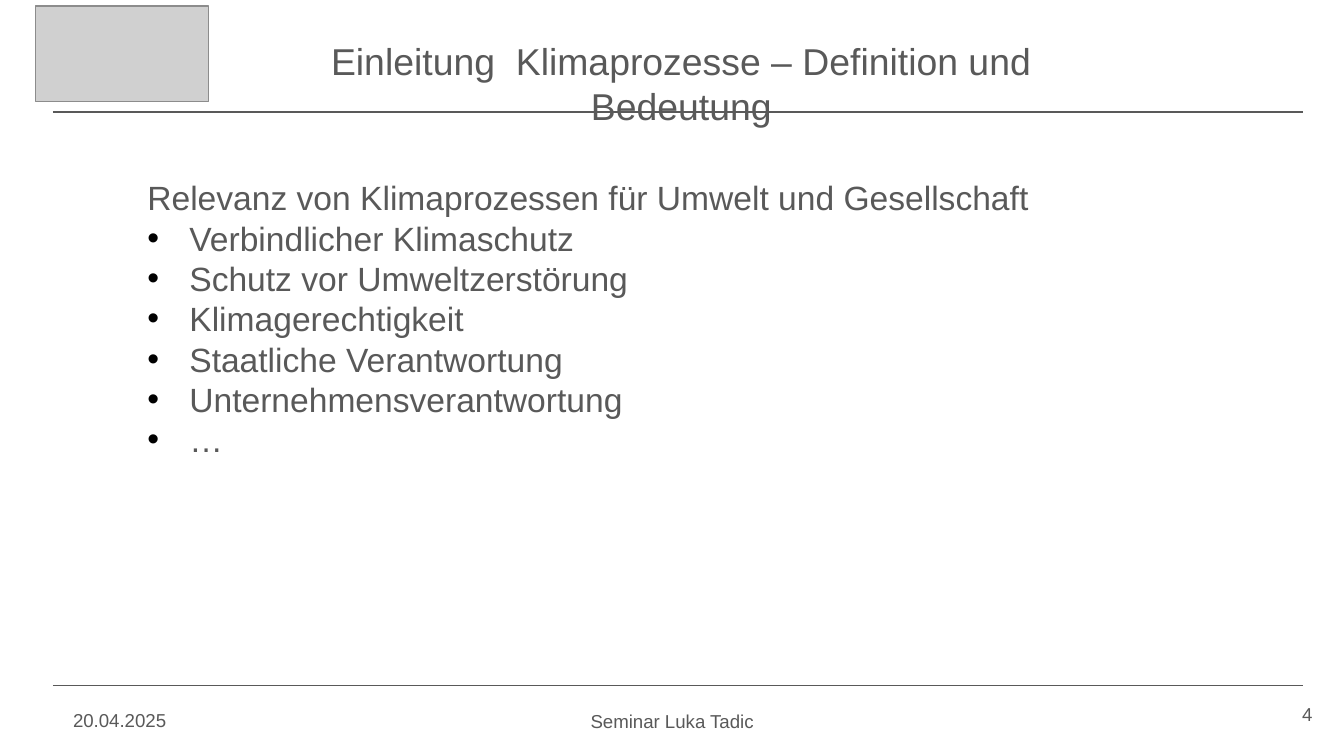
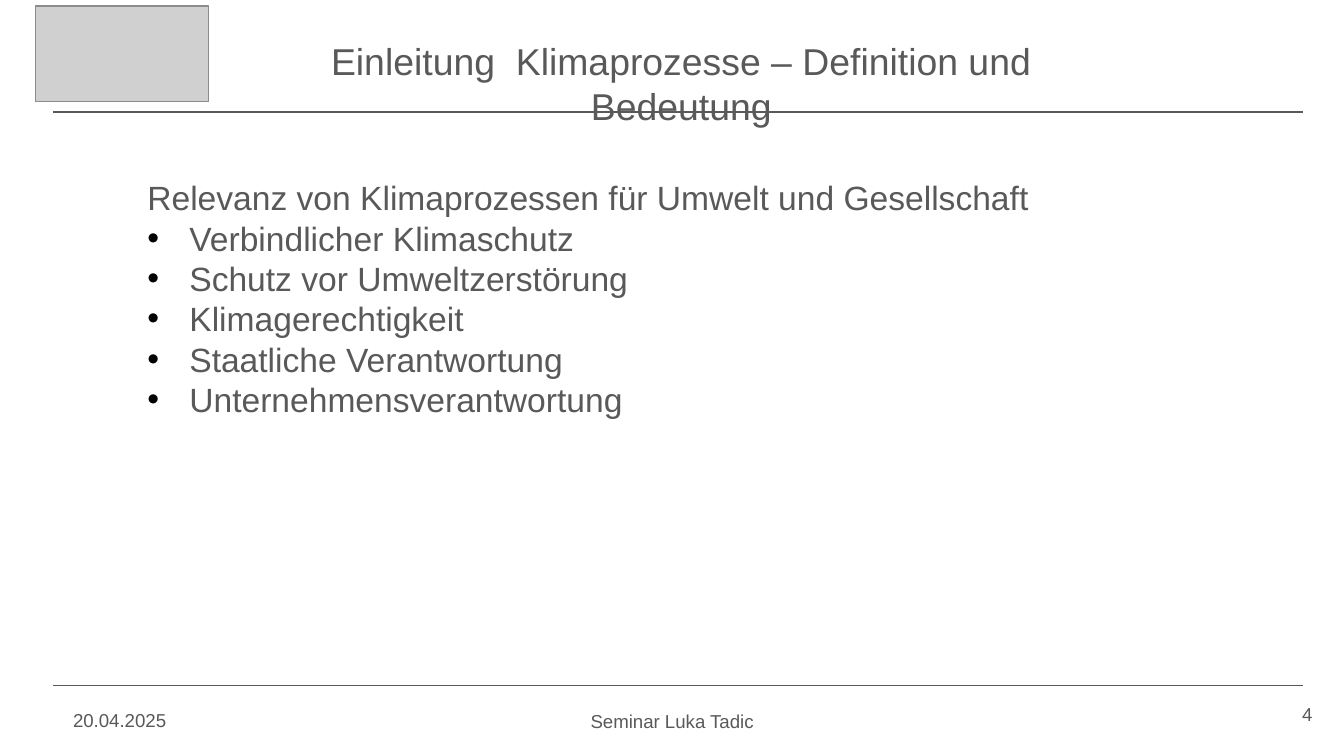
Before and after one commit to Lukiano12/Seminar, a slide deck: slide 4 of Seminar Präsentation.pptx. Drawn at 1344x756 pixels with LibreOffice and Linux fonts; fonts in the diff are those of the drawing; grey boxes stand for pictures. Boxes give left, top, right and bottom in pixels: in the first picture for what was removed or moved away, otherwise in the second. Text is boxed around its words. In the diff, an @@ line names an element or a change of style, - is before the commit and + after.

Commit message:
Small changes in the presentation

```diff
--- a/Seminar Präsentation.pptx
+++ b/Seminar Präsentation.pptx
@@ text at box(147, 185, 1029, 418): paragraph removed @@
-  • …
```
Also in this commit, not shown: 1 other slide changed.
